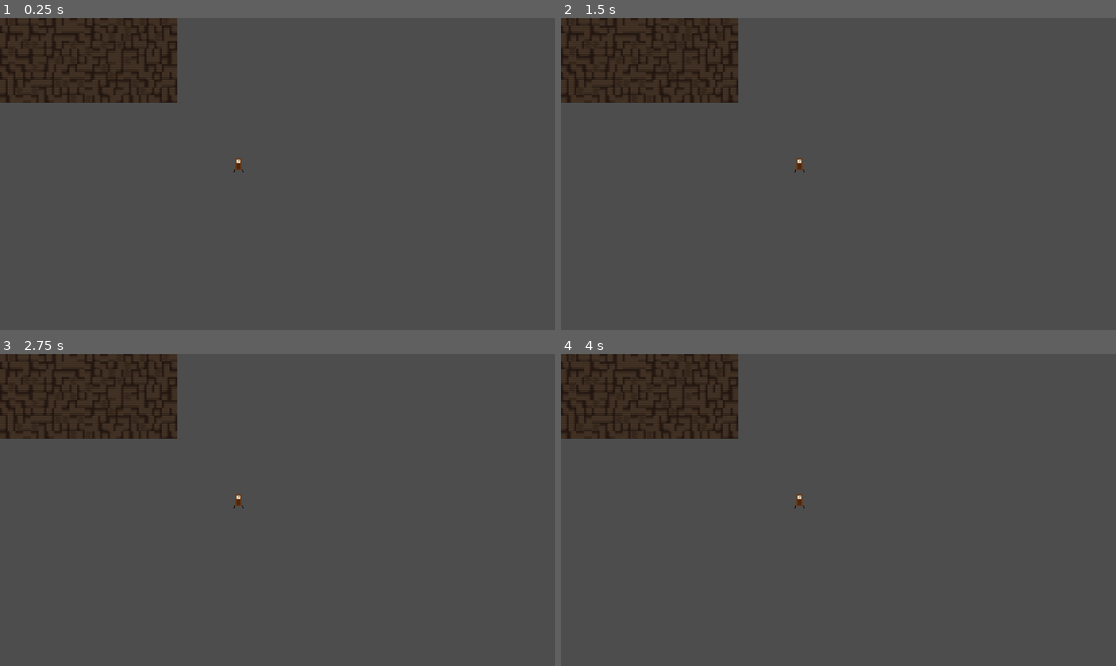
Above: before the commit, frames 1-4 (two rows, left to right).
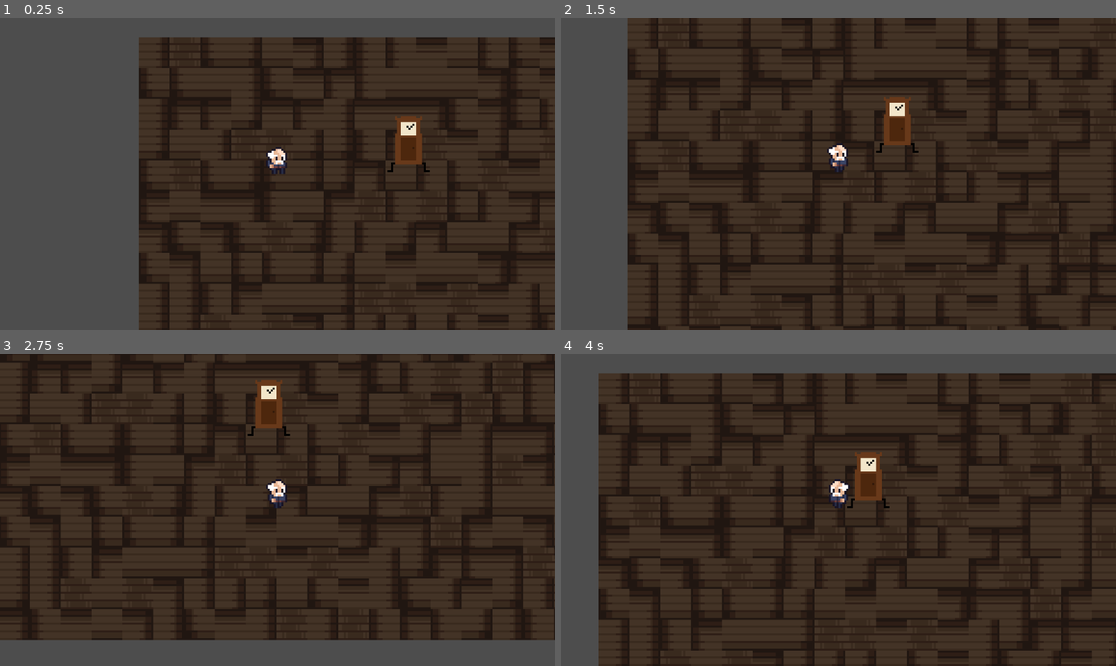
Above: after the commit, the same moments.

Repository: Jodios/JameGam30
Game: Godot game, scene res://for_testing_purposes_only.tscn
Same seed, same stepped clock (60 frames per second), same inputs: the game is played once before the commit and once after it.
Inputs:
- Up to frame 1 (0.25 s): no input
- Up to frame 2 (1.5 s): hold D (right) 0.53-1.28 s; hold S (down) from 1.28 s (still down)
- Up to frame 3 (2.75 s): release S (down) at 2.03 s; hold D (right) from 2.03 s (still down)
- Up to frame 4 (4 s): release D (right) at 2.78 s; hold W (up) 2.78-3.53 s; hold A (left) from 3.53 s (still down)

The runs differ from the first frame. In frame 1, 76% of the frame differs, in the area x 0-100%, y 0-100%; in frame 2, 87%; in frame 3, 84%; in frame 4, 86%.

Commit message:
added old man player

Diff:
--- /dev/null
+++ b/characters/old_man/old_man.gd
@@ -0,0 +1,47 @@
+extends CharacterBody2D
+
+@export var direction: Vector2 = Vector2.ZERO
+@export var speed: float = 50
+
+@onready var cam: Camera2D = $Camera2D
+@onready var player: Sprite2D = $old_man_sprite
+@onready var animation_player: AnimationPlayer = $AnimationPlayer
+
+func _ready():
+	#set_camera_limits()
+	change_animation(direction)
+
+func _physics_process(_delta):
+	var input_direction = Vector2(
+		Input.get_action_strength("right") - Input.get_action_strength("left"),
+		Input.get_action_strength("down") - Input.get_action_strength("up")
+	)
+	change_animation(input_direction)
+	velocity = input_direction * speed
+	move_and_slide()
+
+func change_animation(direction: Vector2):
+
+	if direction.x < 0:
+		player.flip_h = true
+	elif direction.x > 0:
+		player.flip_h = false
+
+	if direction != Vector2.ZERO:
+		animation_player.play("move")
+	else:
+		animation_player.play("idle")
+
+func set_camera_limits():
+	var map: TileMap = get_parent().get_child(0)
+	var map_limits = map.get_used_rect()
+	var cell_size = map.cell_quadrant_size
+	cam.limit_left = map_limits.position.x * cell_size
+	cam.limit_right = map_limits.end.x * cell_size
+	cam.limit_top = map_limits.position.y * cell_size
+	cam.limit_bottom = map_limits.end.y * cell_size
+	var map_dimensions = (map_limits.end.x-map_limits.position.x) * (map_limits.end.x-map_limits.position.x)
+	var zoom_value = 4
+	if map_dimensions < 500: zoom_value += .5
+	cam.zoom.x = zoom_value
+	cam.zoom.y = zoom_value
--- /dev/null
+++ b/characters/old_man/old_man.tscn
@@ -0,0 +1,87 @@
+[gd_scene load_steps=8 format=3 uid="uid://b1d25ms7dw6xy"]
+
+[ext_resource type="Script" path="res://characters/old_man/old_man.gd" id="1_uw8rn"]
+[ext_resource type="Texture2D" uid="uid://4geqwf1qlgpu" path="res://assets/old_man/16x16.png" id="2_ldiyp"]
+
+[sub_resource type="Animation" id="Animation_653vj"]
+length = 0.001
+tracks/0/type = "value"
+tracks/0/imported = false
+tracks/0/enabled = true
+tracks/0/path = NodePath("old_man_sprite:frame")
+tracks/0/interp = 1
+tracks/0/loop_wrap = true
+tracks/0/keys = {
+"times": PackedFloat32Array(0),
+"transitions": PackedFloat32Array(1),
+"update": 1,
+"values": [1]
+}
+
+[sub_resource type="Animation" id="Animation_ro7o6"]
+resource_name = "idle"
+length = 0.6
+loop_mode = 1
+tracks/0/type = "value"
+tracks/0/imported = false
+tracks/0/enabled = true
+tracks/0/path = NodePath("old_man_sprite:frame")
+tracks/0/interp = 1
+tracks/0/loop_wrap = true
+tracks/0/keys = {
+"times": PackedFloat32Array(0, 0.2, 0.4, 0.6),
+"transitions": PackedFloat32Array(1, 1, 1, 1),
+"update": 1,
+"values": [1, 2, 3, 4]
+}
+
+[sub_resource type="Animation" id="Animation_xb6lj"]
+resource_name = "move"
+length = 0.6
+loop_mode = 1
+tracks/0/type = "value"
+tracks/0/imported = false
+tracks/0/enabled = true
+tracks/0/path = NodePath("old_man_sprite:frame")
+tracks/0/interp = 1
+tracks/0/loop_wrap = true
+tracks/0/keys = {
+"times": PackedFloat32Array(0, 0.2, 0.4, 0.6),
+"transitions": PackedFloat32Array(1, 1, 1, 1),
+"update": 1,
+"values": [6, 7, 8, 9]
+}
+
+[sub_resource type="AnimationLibrary" id="AnimationLibrary_bwasx"]
+_data = {
+"RESET": SubResource("Animation_653vj"),
+"idle": SubResource("Animation_ro7o6"),
+"move": SubResource("Animation_xb6lj")
+}
+
+[sub_resource type="RectangleShape2D" id="RectangleShape2D_r8rej"]
+size = Vector2(7, 4)
+
+[node name="old_man" type="CharacterBody2D"]
+y_sort_enabled = true
+script = ExtResource("1_uw8rn")
+
+[node name="old_man_sprite" type="Sprite2D" parent="."]
+y_sort_enabled = true
+texture = ExtResource("2_ldiyp")
+offset = Vector2(2.08165e-12, -8)
+hframes = 5
+vframes = 2
+frame = 1
+
+[node name="AnimationPlayer" type="AnimationPlayer" parent="."]
+libraries = {
+"": SubResource("AnimationLibrary_bwasx")
+}
+
+[node name="CollisionShape2D" type="CollisionShape2D" parent="."]
+position = Vector2(0.5, -2)
+shape = SubResource("RectangleShape2D_r8rej")
+
+[node name="Camera2D" type="Camera2D" parent="."]
+zoom = Vector2(4, 4)
--- a/for_testing_purposes_only.tscn
+++ b/for_testing_purposes_only.tscn
@@ -1,7 +1,8 @@
-[gd_scene load_steps=5 format=3 uid="uid://byn18uxydobxv"]
+[gd_scene load_steps=6 format=3 uid="uid://byn18uxydobxv"]
 
 [ext_resource type="Texture2D" uid="uid://b8qymyxtx3air" path="res://assets/pixel_crawler/Environment/Dungeon Prison/Assets/Tiles.png" id="1_6626c"]
 [ext_resource type="PackedScene" uid="uid://nwb8qkyyukbf" path="res://enemies/time/clock_enemy.tscn" id="1_hg23p"]
+[ext_resource type="PackedScene" uid="uid://b1d25ms7dw6xy" path="res://characters/old_man/old_man.tscn" id="3_h44ye"]
 
 [sub_resource type="TileSetAtlasSource" id="TileSetAtlasSource_2dqy2"]
 texture = ExtResource("1_6626c")
@@ -304,6 +305,7 @@
 sources/1 = SubResource("TileSetAtlasSource_2dqy2")
 
 [node name="for_testing_purposes_only" type="Node2D"]
+y_sort_enabled = true
 
 [node name="TileMap" type="TileMap" parent="."]
 tile_set = SubResource("TileSet_uecy1")
@@ -311,4 +313,7 @@
 layer_0/tile_data = PackedInt32Array(0, 1048577, 1, 65536, 917505, 2, 131072, 1048577, 1, 196608, 1048577, 2, 262144, 9 …(4689 unchanged characters)…
 
 [node name="clock_enemy" parent="." instance=ExtResource("1_hg23p")]
-position = Vector2(495, 314)
+position = Vector2(140, 64)
+
+[node name="old_man" parent="." instance=ExtResource("3_h44ye")]
+position = Vector2(72, 71)
Binary file added: assets/old_man/16x16.png
Not shown, added: assets/old_man/16x16.png.import
Binary file added: assets/old_man/32x32.png
Not shown, added: assets/old_man/32x32.png.import
Binary file added: assets/old_man/48x48.png
Not shown, added: assets/old_man/48x48.png.import
Not shown, added: assets/old_man/license.txt
Binary file added: assets/old_man/preview.png
Not shown, added: assets/old_man/preview.png.import
Not shown, changed: .DS_Store
Not shown, changed: README.md
Not shown, changed: assets/.DS_Store
(and 2 more such lines)
